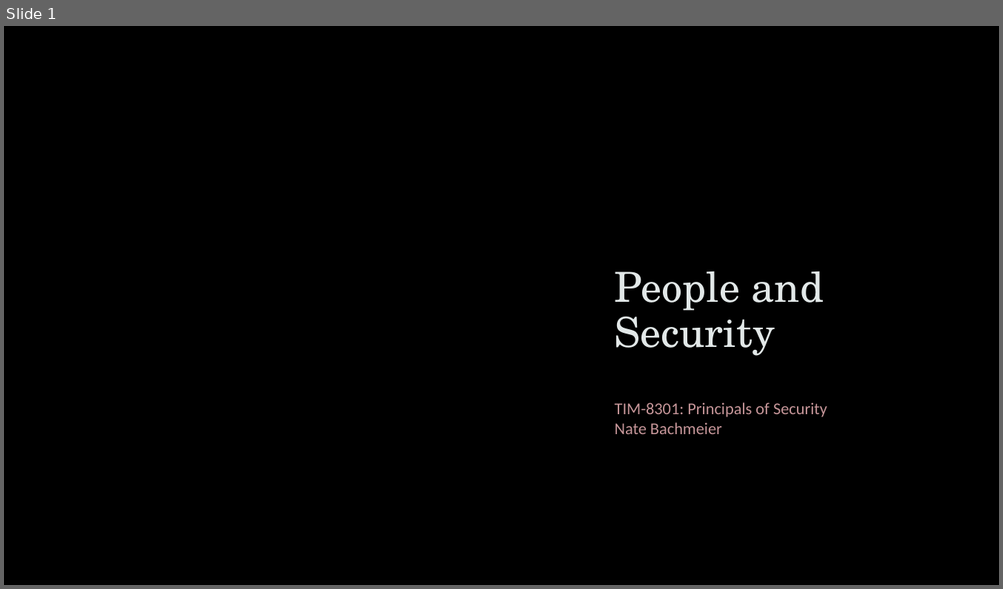
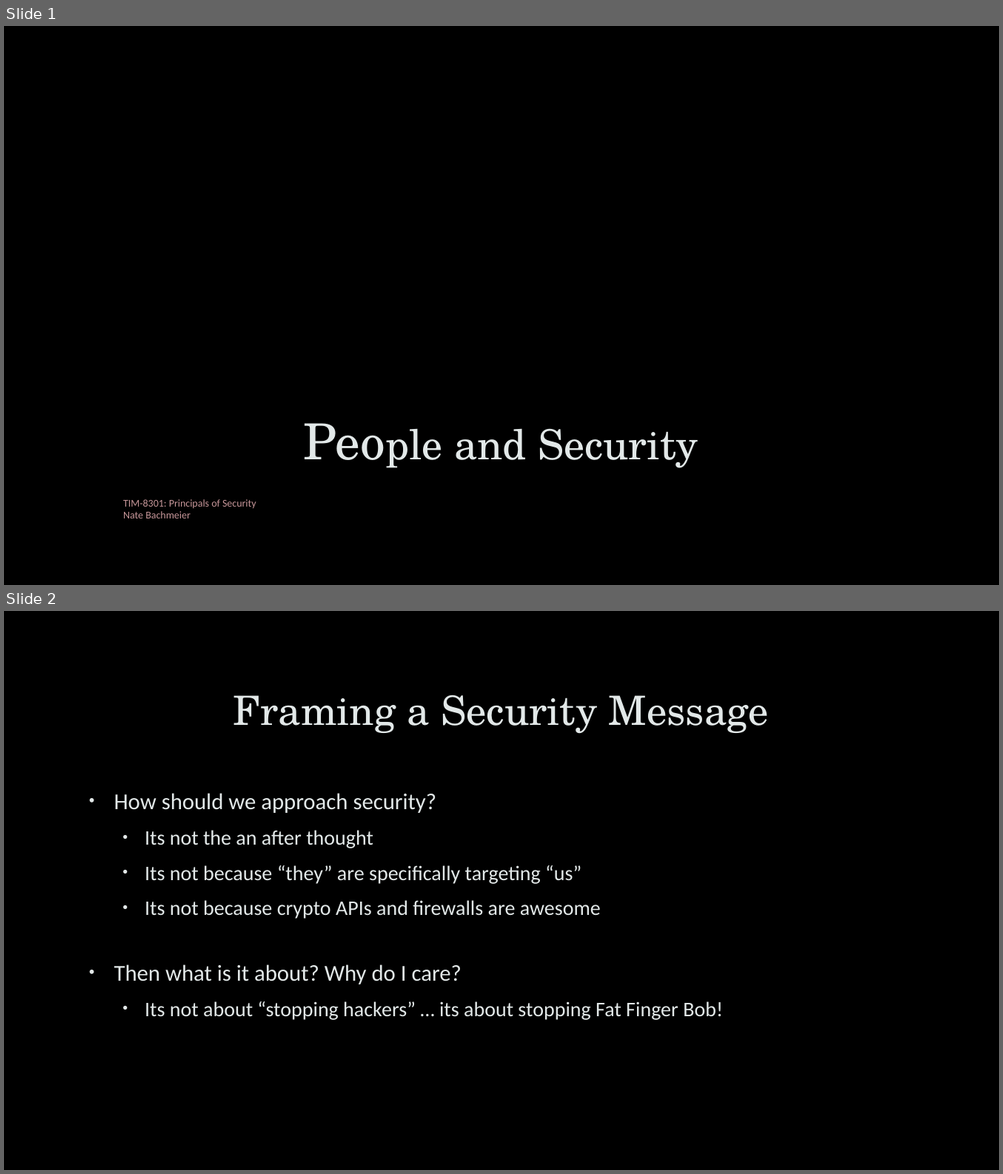
Before and after one commit to dr-natetorious/TIM-8301-Principals_of_CyberSecurity, a slide deck: Week2_PeopleAspects/People and Security.pptx. Shown one above the other, each under a label of ours: slide 1 before the commit, slides 1 and 2 after it. The pictures are 1003x589 and 1003x1174 pixels, drawn with LibreOffice and Linux fonts; fonts in the diff are those of the drawing; background and template pictures are left out. Boxes give left, top, right and bottom in pixels: in the first picture for what was removed or moved away, otherwise in the second. Text is boxed around its words. In the diff, an @@ line names an element or a change of style, - is before the commit and + after.

```diff
--- a/Week2_PeopleAspects/People and Security.pptx
+++ b/Week2_PeopleAspects/People and Security.pptx
@@ slide 2 added at (4,611,999,1170), background picture (left out) @@
@@ title added at (233,695,768,734), 39 pt, text #E2E8E8 @@
+Framing a Security Message
@@ text added at (114,793,723,1020), 20 pt, text #E2E8E8 @@
+• How should we approach security?
+  • Its not the an after thought
+  • Its not because “they” are specifically targeting “us”
+  • Its not because crypto APIs and firewalls are awesome
+• Then what is it about? Why do I care?
+  • Its not about “stopping hackers” … its about stopping Fat Finger Bob!
@@ slide 1 changed as well @@
@@ freeform shape removed at (583,142,918,471) @@
@@ rectangle added at (4,371,999,585), fill gradient #000000 @@
@@ title "People and Security": place and size @@
-title "People and Security" at (614,271,823,356)
+title "People and Security" at (454,429,698,469)
@@ title "People and Security" at (454,429,698,469): size 40 to 48 pt in "People"; alignment left to centre @@
@@ subtitle "TIM-8301: Principals of Security Nate ...": place and size @@
-subtitle "TIM-8301: Principals of Security Nate ..." at (614,403,827,434)
+subtitle "TIM-8301: Principals of Security Nate ..." at (123,500,256,519)
@@ subtitle "TIM-8301: Principals of Security Nate ..." at (123,500,256,519): size 16 to 10 pt; line spacing 1 to 0.9; less space between paragraphs @@
```
Also in this commit, not shown: 3 other slides changed, 13 other slides added, 6 slides removed, 2 other files.
